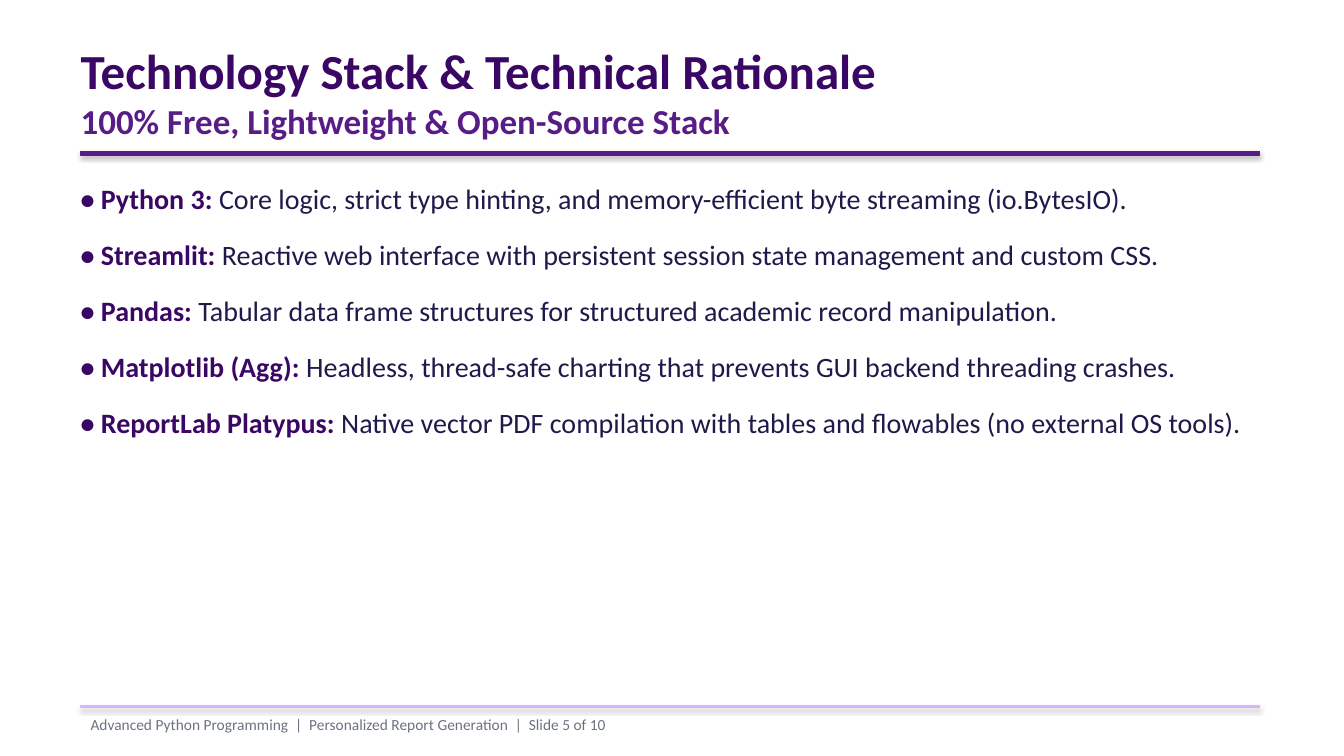
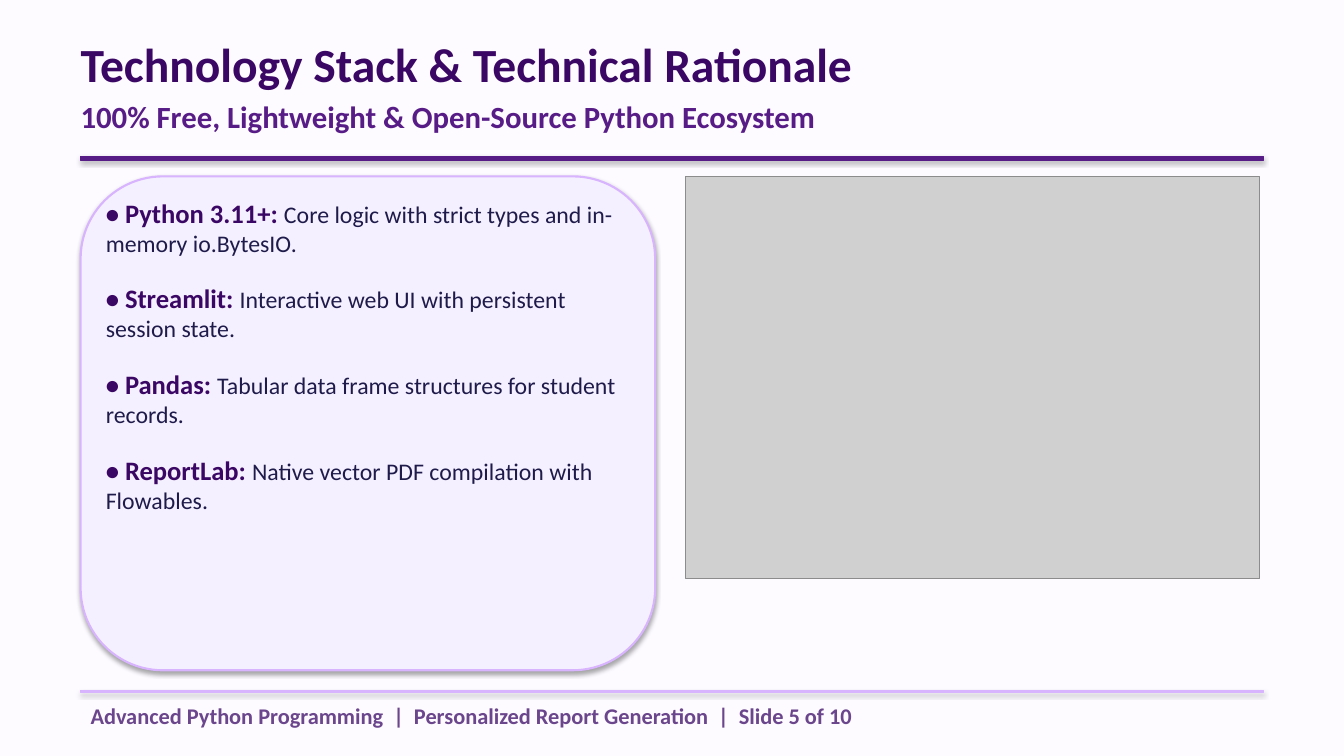
Before and after one commit to Induja2312/Student-Report-Generator, a slide deck: slide 5 of presentation/personalized_report_presentation.pptx. Drawn at 1344x756 pixels with LibreOffice and Linux fonts; fonts in the diff are those of the drawing; grey boxes stand for pictures. Boxes give left, top, right and bottom in pixels: in the first picture for what was removed or moved away, otherwise in the second. Text is boxed around its words. In the diff, an @@ line names an element or a change of style, - is before the commit and + after.

Commit message:
Apply cream theme, MCA department, and updated student profiles

```diff
--- a/presentation/personalized_report_presentation.pptx
+++ b/presentation/personalized_report_presentation.pptx
@@ background #FFFFFF to #FDFBFF @@
@@ text at (81, 48, 852, 90): size 35 to 34 pt in "Technology Stack & Technical Rationale" @@
@@ text at (81, 106, 815, 134): text changed; size 25 to 22 pt @@
-100% Free, Lightweight & Open-Source Stack
+100% Free, Lightweight & Open-Source Python Ecosystem
@@ rectangle: place and size @@
-rectangle at (81, 151, 1260, 155)
+rectangle at (81, 156, 1263, 160)
@@ rounded rectangle added at (81, 176, 655, 670), fill #F5F0FF, outline #D8B4FE 1.5 pt @@
@@ picture added at (686, 176, 1260, 579) @@
@@ text at (106, 204, 615, 509): text changed; size 20 to 17 pt @@
-• Python 3: Core logic, strict type hinting, and memory-efficient byte streaming (io.BytesIO).
-• Streamlit: Reactive web interface with persistent session state management and custom CSS.
-• Pandas: Tabular data frame structures for structured academic record manipulation.
-• Matplotlib (Agg): Headless, thread-safe charting that prevents GUI backend threading crashes.
-• ReportLab Platypus: Native vector PDF compilation with tables and flowables (no external OS tools).
+• Python 3.11+: Core logic with strict types and in-memory io.BytesIO.
+• Streamlit: Interactive web UI with persistent session state.
+• Pandas: Tabular data frame structures for student records.
+• ReportLab: Native vector PDF compilation with Flowables.
@@ text "Advanced Python Programming | Personalized ...": place and size @@
-text "Advanced Python Programming | Personalized ..." at (91, 719, 606, 733)
+text "Advanced Python Programming | Personalized ..." at (91, 708, 852, 728)
@@ text "Advanced Python Programming | Personalized ..." at (91, 708, 852, 728): size 11 to 16 pt, text colour #6B7280 to #6B468C, bold on @@
@@ rectangle: place and size @@
-rectangle at (81, 706, 1260, 708)
+rectangle at (81, 691, 1263, 693)
```
Also in this commit, not shown: 9 other slides changed, 20 other files.
